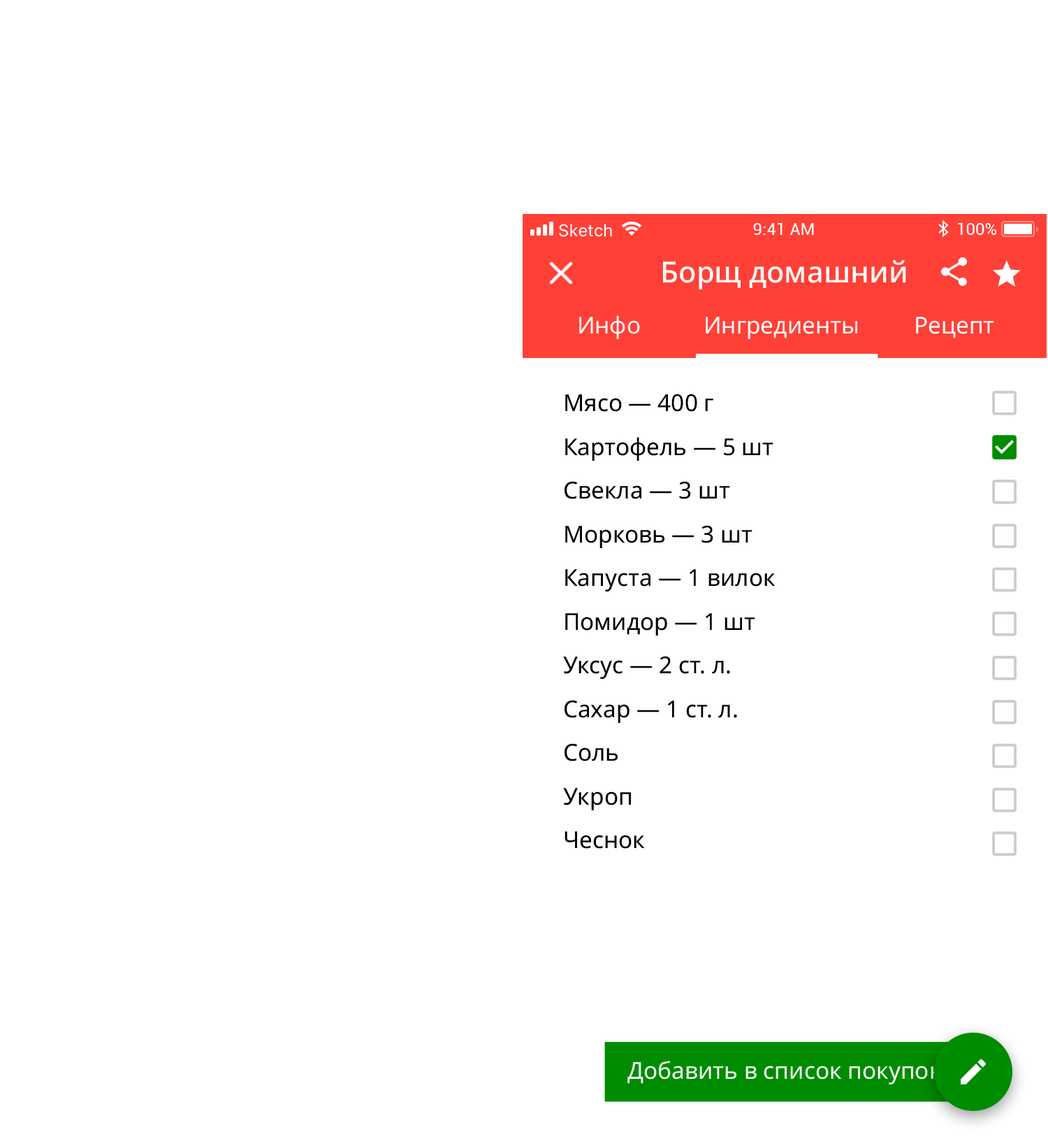
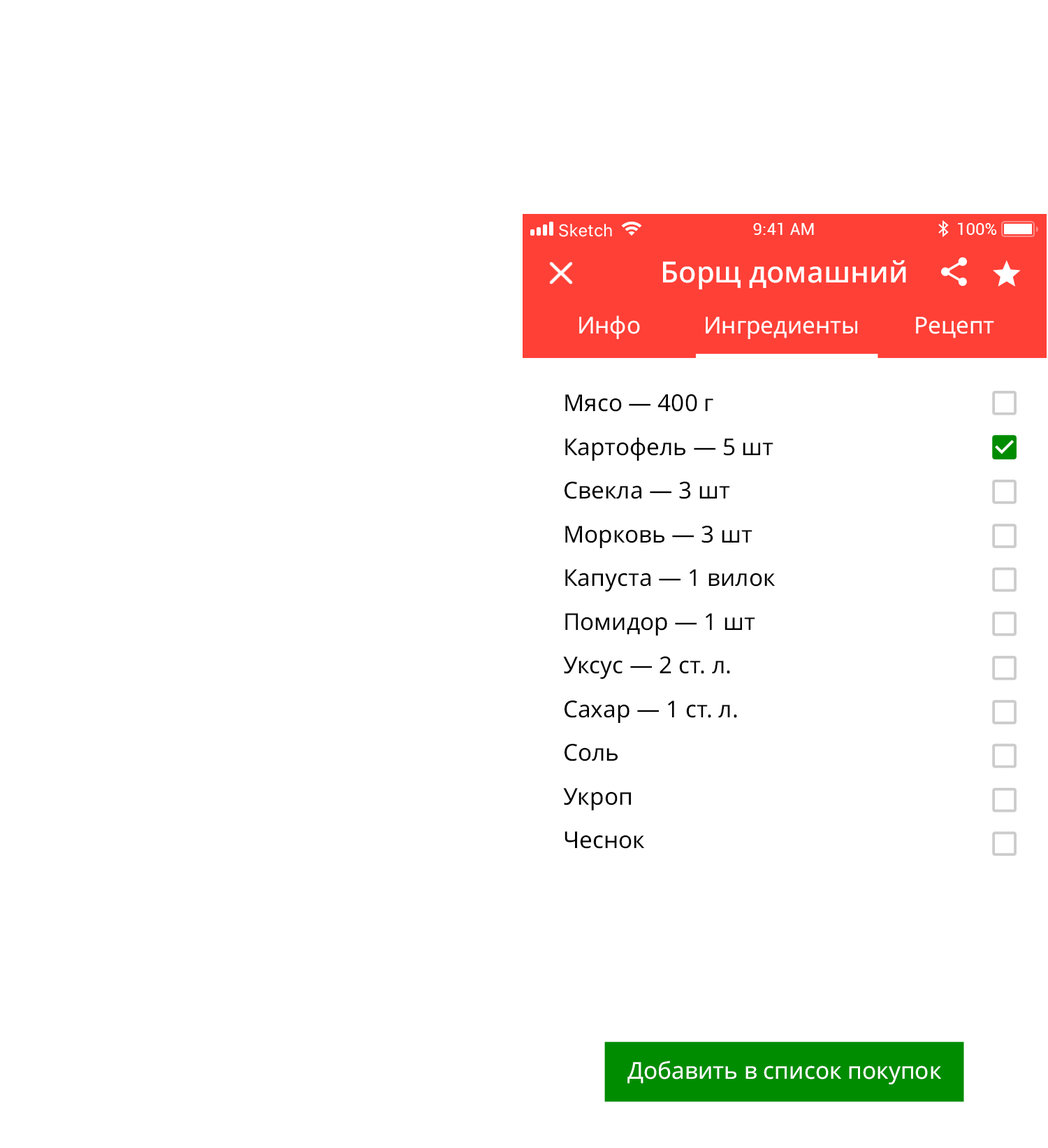
Two versions of the same layered image (1048x1148). Layer-by-layer changes:
hid group "fab" (2 layers) over box(934, 1032, 1013, 1111)
